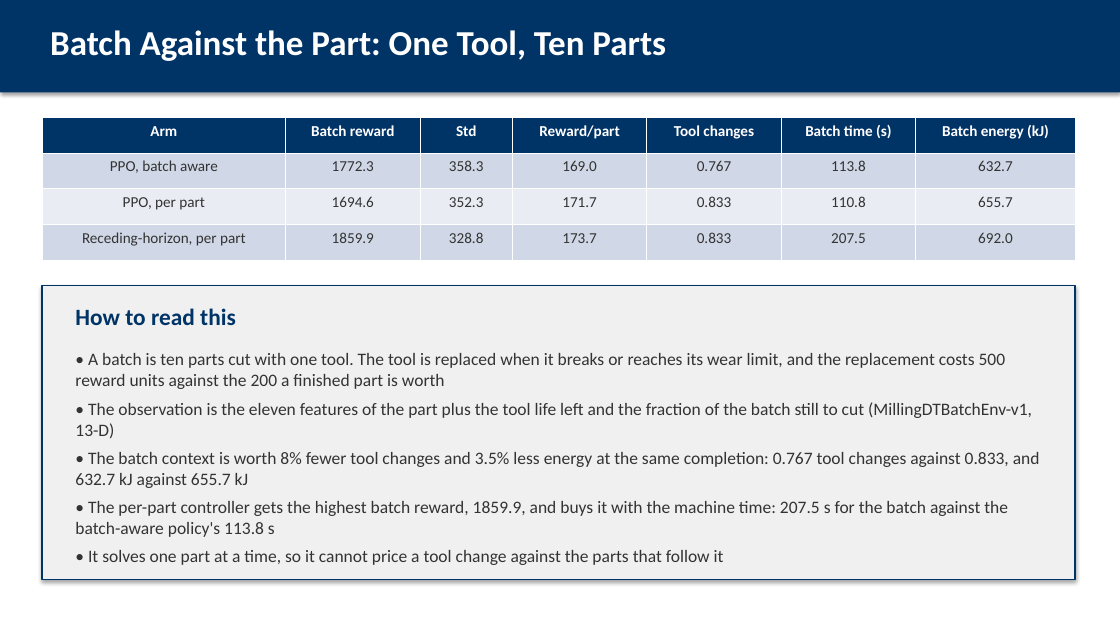
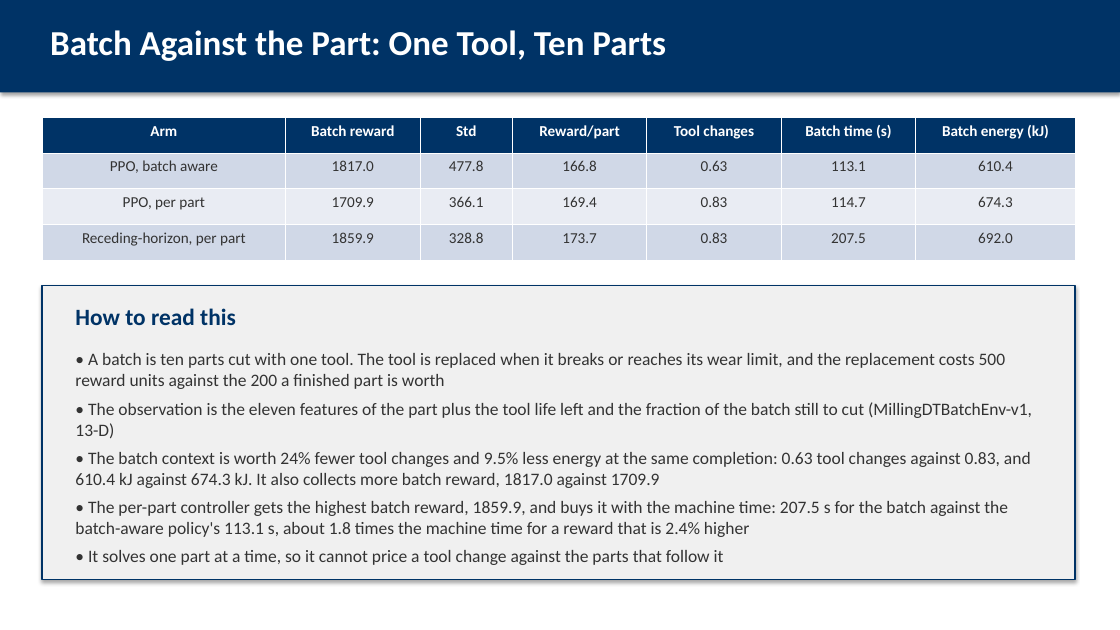
Before and after one commit to AbhinandIITM/AI-in-Mfg, a slide deck: slide 16 of report/presentation.pptx (slide 15 before the commit). Drawn at 1120x630 pixels with LibreOffice and Linux fonts; fonts in the diff are those of the drawing. Boxes give left, top, right and bottom in pixels: in the first picture for what was removed or moved away, otherwise in the second. Text is boxed around its words. In the diff, an @@ line names an element or a change of style, - is before the commit and + after.

Commit message:
docs: the reward sensitivity in the report, the deck and the slides
The report gains a section on the accounting of a rate, the sensitivity table
next to the robustness table, and the rewritten reading of the ideal case:
the two methods are comparable, the learned policy is ahead on the physical
metrics and behind on the tool breakage, and the measured gap is partly the
reward's artifact.

The deck gains two frames and the PowerPoint file a slide. The report is 36
pages, the deck 31 frames, the PowerPoint file 26 slides.

```diff
--- a/report/presentation.pptx
+++ b/report/presentation.pptx
@@ table at (42, 118, 1075, 260) @@
-row 2: PPO, batch aware | 1772.3 | 358.3 | 169.0 | 0.767 | 113.8 | 632.7
+row 2: PPO, batch aware | 1817.0 | 477.8 | 166.8 | 0.63 | 113.1 | 610.4
-row 3: PPO, per part | 1694.6 | 352.3 | 171.7 | 0.833 | 110.8 | 655.7
+row 3: PPO, per part | 1709.9 | 366.1 | 169.4 | 0.83 | 114.7 | 674.3
-row 4, column 5: 0.833
+row 4, column 5: 0.83
@@ text at (75, 452, 1031, 537): text changed @@
-• The batch context is worth 8% fewer tool changes and 3.5% less energy at the same completion: 0.767 tool changes against 0.833, and 632.7 kJ against 655.7 kJ
-• The per-part controller gets the highest batch reward, 1859.9, and buys it with the machine time: 207.5 s for the batch against the batch-aware policy's 113.8 s
+• The batch context is worth 24% fewer tool changes and 9.5% less energy at the same completion: 0.63 tool changes against 0.83, and 610.4 kJ against 674.3 kJ. It also collects more batch reward, 1817.0 against 1709.9
+• The per-part controller gets the highest batch reward, 1859.9, and buys it with the machine time: 207.5 s for the batch against the batch-aware policy's 113.1 s, about 1.8 times the machine time for a reward that is 2.4% higher
```
Also in this commit, not shown: 7 other slides changed, 1 slide added, 5 other files.
